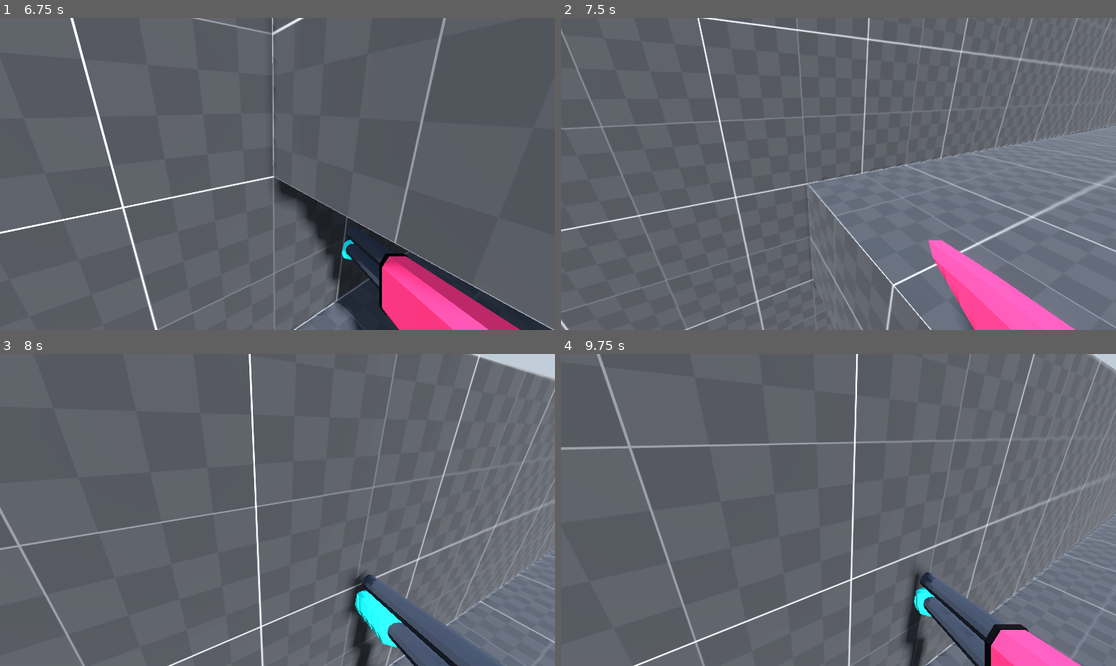
Above: before the commit, frames 1-4 (two rows, left to right).
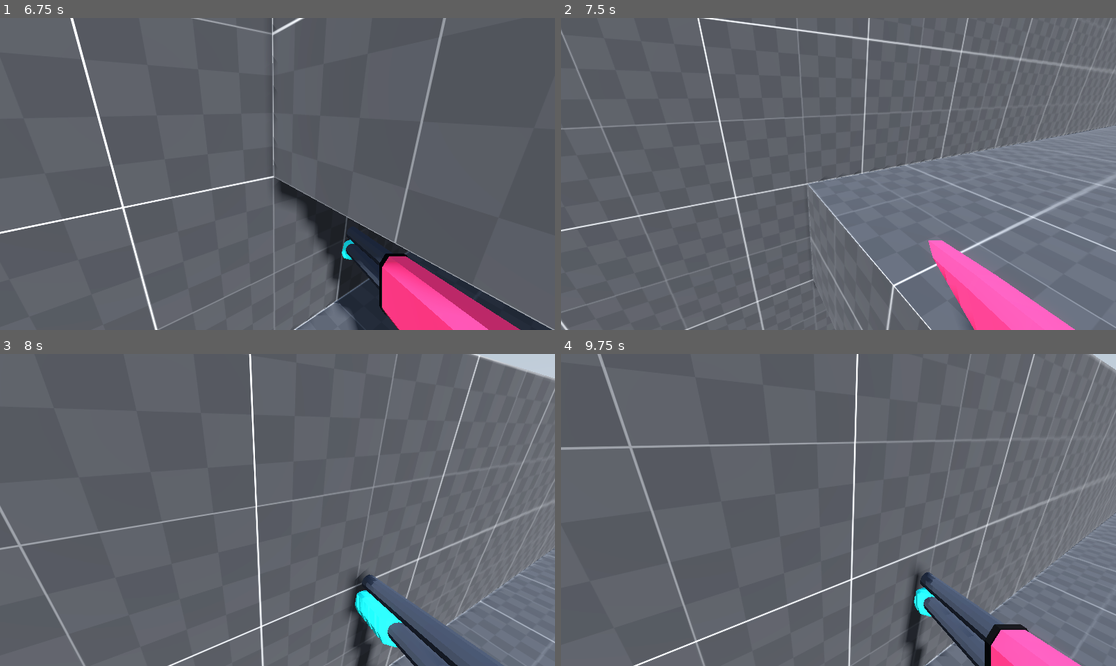
Above: after the commit, the same moments.

Repository: devmanso/fps
Game: Godot game, scene res://main.tscn
Same seed, same stepped clock (60 frames per second), same inputs: the game is played once before the commit and once after it. A sky picture missing from this copy of the repository is replaced by a grey-blue gradient.
Inputs (mouse positions are in pixels of both pictures, inside the frame that each line leads up to):
- Up to frame 1 (6.75 s): click "Start" at 0.5 s; tap Enter at 1.25 s; move the mouse to (271, 180) at 1.27 s; press the mouse at (271, 180) at 1.28 s; hold W (up) 1.28-3.53 s; tap Space (jump) at 1.52, 2.27, 3.77, 4.52, 5.27 s; move the mouse to (316, 177) at 2.02 s; release the mouse at (316, 177) at 2.03 s; tap Alt (crouch) at 2.1, 6.6 s; click (316, 177) at 2.3 s; move the mouse to (233, 170) at 2.77 s; hold Tab (free_look) 2.78-3.53 s; click (233, 170) at 3.05 s; move the mouse to (283, 174) at 3.52 s; hold A (left) 3.53-4.28 s; click (283, 174) at 3.6 s; move the mouse to (255, 167) at 4.27 s; hold Shift (sprint) 4.28-5.03 s; hold W (up) 4.28-6.53 s; click (255, 167) at 4.55 s; move the mouse to (305, 174) at 5.02 s; tap Backspace at 5.1 s; click (305, 174) at 5.3 s; move the mouse to (249, 174) at 5.77 s; press the mouse at (249, 174) at 5.78 s; move the mouse to (288, 167) at 6.52 s; release the mouse at (288, 167) at 6.53 s; hold D (right) from 6.53 s (still down)
- Up to frame 2 (7.5 s): tap Space (jump) at 6.77 s; click (849, 167) at 6.8 s; move the mouse to (832, 180) at 7.27 s; release D (right) at 7.28 s; hold W (up) from 7.28 s (still down); hold Tab (free_look) from 7.28 s (still down)
- Up to frame 3 (8 s): keep holding W (up); keep holding Tab (free_look); tap Space (jump) at 7.52 s; click (271, 516) at 7.55 s
- Up to frame 4 (9.75 s): move the mouse to (877, 513) at 8.02 s; release Tab (free_look) at 8.03 s; click (877, 513) at 8.1 s; tap Space (jump) at 8.27 s; move the mouse to (794, 506) at 8.77 s; hold Shift (sprint) 8.78-9.53 s; click (794, 506) at 9.05 s; move the mouse to (844, 510) at 9.52 s; release W (up) at 9.53 s; hold A (left) from 9.53 s (still down); tap Backspace at 9.6 s

Frame 1 is identical in both runs. In frame 2, 0.2% of the frame differs, in the area x 0-97%, y 0-100%; in frame 3, 0.4%; in frame 4, 0.6%, in the area x 6-95%, y 0-100%.

Commit message:
changed bullet pattern

Diff:
--- a/scripts/player.gd
+++ b/scripts/player.gd
@@ -4,6 +4,7 @@
 @onready var gun_barrel = $Neck/Head/Eyes/Camera/Shotgun/Muzzle
 @onready var camera = $Neck/Head/Eyes/Camera
 @onready var muzzle = $Muzzle
+@onready var eyes = $Neck/Head/Eyes
 
 @export var JUMP_VELOCITY = 4.5
 @export var WALKING_SPEED = 5.0
@@ -87,15 +88,35 @@
 
 	for i in range(bullet_count):
 		var b = bullet.instantiate()
+
 		owner.add_child(b)
 
 		b.global_position = $Muzzle.global_position
 		b.global_rotation = camera.global_rotation
 
-		var vertical_offset = randf_range(-1, 1)
+		#var vertical_offset = randf_range(-1, 1)
+		var vertical_offset = 0
+
+		match i:
+			1:
+				vertical_offset = 0.5
+			2:
+				vertical_offset = 0
+			3:
+				vertical_offset = -.5
+			4:
+				vertical_offset = 0
+			5:
+				vertical_offset = 0.5
+			6:
+				vertical_offset = 0
+
 		b.global_position.y += vertical_offset
-
-		var direction = camera.global_transform.basis.z.rotated(Vector3.UP, starting_angle + i * spread_angle).normalized()
+		var direction
+		if i == 0:
+			direction = camera.global_transform.basis.z.rotated(Vector3.UP, starting_angle + 3 * spread_angle).normalized()
+		else:
+			direction = camera.global_transform.basis.z.rotated(Vector3.UP, starting_angle + i * spread_angle).normalized()
 		b.velocity = direction * -bullet_speed
 
 #func shotgun_blast():
